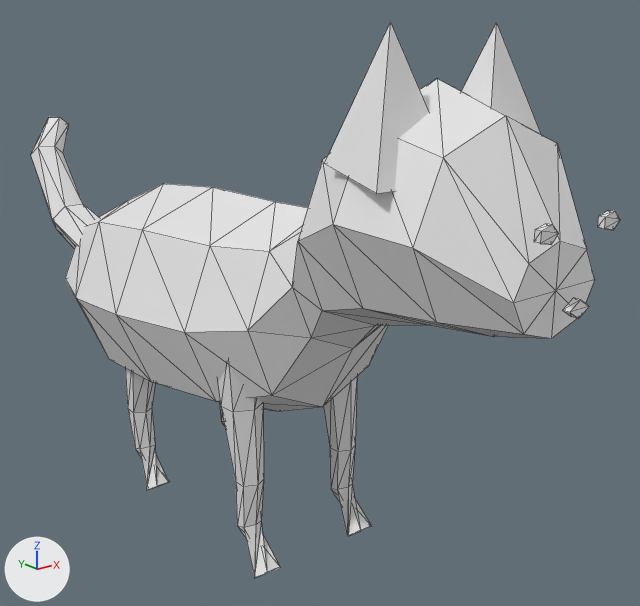
Before and after pictures for a commit that changed the OBJ model assets/cats/BritishShorthair.obj.
One viewpoint serves both versions: a camera (50 mm lens) standing at (-1.48, -2.26, 1.62) and looking at (0.16, -0.21, 0.8). Every picture has the same lights, and +X, +Y and +Z are marked at lower left. The older version comes first. Mesh edges are drawn as thin lines. Where no turn or scale is listed for an object, it has been applied to the vertices.

The first picture shows 'cat_body', 'cat_body_ear_left', 'cat_body_ear_right', 'cat_body_leg_front_L', 'cat_body_leg_front_R', 'cat_body_leg_rear_L', 'cat_body_tail', 'detail_eye_right' and 3 more.
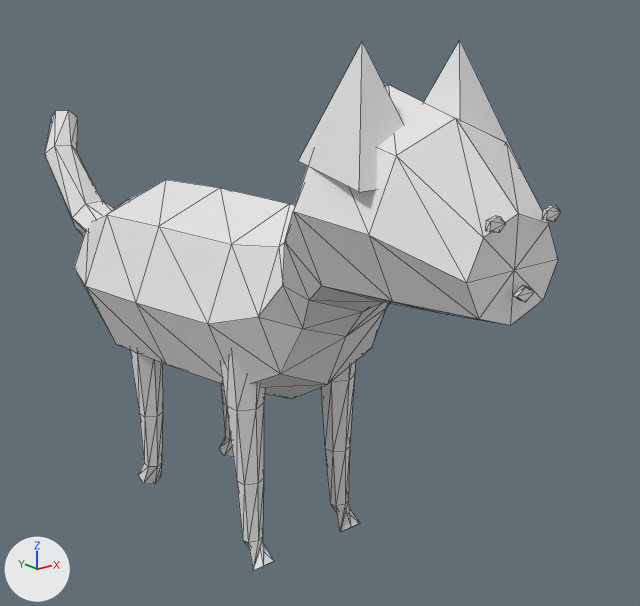
Commit message: Cats 4.0 final connected silhouette polish

Boxes (x1, y1, x2, y2) around the edits, measured in the pictures (640 x 606 px):
'cat_body', reshaped (9% narrower)
    before: (65, 78, 595, 411)
    after: (74, 84, 558, 399)
'cat_body_ear_left', deleted
    before: (325, 22, 430, 194)
'ear_left', added
    after: (299, 42, 404, 192)
'cat_body_leg_front_L', reshaped (13% narrower)
    before: (218, 366, 280, 578)
    after: (220, 354, 274, 570)
'cat_body_leg_front_R', reshaped (18% narrower, 7% taller)
    before: (323, 377, 371, 536)
    after: (321, 361, 360, 532)
'cat_body_tail', deleted
    before: (31, 117, 99, 249)
'cat_body_leg_rear_L', reshaped
    before: (125, 368, 170, 490)
    after: (130, 350, 163, 484)
'tail', added
    after: (45, 110, 113, 236)
'cat_body_ear_right', deleted
    before: (462, 22, 541, 134)
'ear_right', added
    after: (424, 41, 521, 168)
'detail_eye_right', moved, rescaled (17% narrower, 19% shorter)
    before: (597, 210, 620, 230)
    after: (542, 205, 561, 221)

The change, as a list of edits to the scene's bpy script:
```text
Change me_cat_body:
    remove me_cat_body.from_pydata(...)  # 82 vertices, 160 faces; spans x -0.36..0.36, y -1.19..0.73, z 0.42..1.51
    add me_cat_body.from_pydata(...)  # 82 vertices, 160 faces; spans x -0.32..0.32, y -1.08..0.72, z 0.48..1.49
    me_cat_body part 1: 82 of 82 vertices moved; they spanned x -0.36..0.36, y -1.19..0.73, z 0.42..1.51 and now span x -0.32..0.32, y -1.08..0.72, z 0.48..1.49; mean shift (0.0, 0.03, 0.02)
Change me_cat_body_leg_front_l:
    remove me_cat_body_leg_front_l.from_pydata(...)  # 32 vertices, 60 faces; spans x -0.249..-0.111, y -0.42..-0.198, z 0.054..0.77
    add me_cat_body_leg_front_l.from_pydata(...)  # 32 vertices, 60 faces; spans x -0.236..-0.103, y -0.38..-0.197, z 0.056..0.813
    me_cat_body_leg_front_l part 3: 32 of 32 vertices moved; they spanned x -0.249..-0.111, y -0.42..-0.198, z 0.054..0.77 and now span x -0.236..-0.103, y -0.38..-0.197, z 0.056..0.813; mean shift (0.01, 0.009, -0.002)
Change me_cat_body_leg_front_r:
    remove me_cat_body_leg_front_r.from_pydata(...)  # 32 vertices, 60 faces; spans x 0.111..0.249, y -0.42..-0.198, z 0.054..0.77
    add me_cat_body_leg_front_r.from_pydata(...)  # 32 vertices, 60 faces; spans x 0.103..0.236, y -0.38..-0.197, z 0.056..0.813
    me_cat_body_leg_front_r part 4: 32 of 32 vertices moved; they spanned x 0.111..0.249, y -0.42..-0.198, z 0.054..0.77 and now span x 0.103..0.236, y -0.38..-0.197, z 0.056..0.813; mean shift (-0.01, 0.009, -0.002)
Change me_cat_body_leg_rear_l:
    remove me_cat_body_leg_rear_l.from_pydata(...)  # 32 vertices, 60 faces; spans x -0.249..-0.111, y 0.24..0.41, z 0.056..0.77
    add me_cat_body_leg_rear_l.from_pydata(...)  # 32 vertices, 60 faces; spans x -0.236..-0.103, y 0.233..0.391, z 0.061..0.812
    me_cat_body_leg_rear_l part 5: 32 of 32 vertices moved; they spanned x -0.249..-0.111, y 0.24..0.41, z 0.056..0.77 and now span x -0.236..-0.103, y 0.233..0.391, z 0.061..0.812; mean shift (0.011, -0.004, -0.002)
Change me_detail_eye_right:
    remove me_detail_eye_right.from_pydata(...)  # 10 vertices, 16 faces; spans x 0.0777..0.132, y -1.238..-1.222, z 1.2207..1.2593
    add me_detail_eye_right.from_pydata(...)  # 10 vertices, 16 faces; spans x 0.0693..0.1183, y -1.101..-1.089, z 1.2183..1.2517
    me_detail_eye_right part 2: the whole mesh is scaled about its middle by (0.902, 0.75, 0.865), then moved by (-0.0111, 0.135, -0.005)
Add me_ear_right:
    me_ear_right.from_pydata([(0.046, -0.87, 1.29), (0.262, -0.87, 1.29), (0.238, -0.63, 1.325), (0.069, -0.63, 1.325), (0.154, -0.75, 1.59)], [], [(0, 1, 2), (0, 2, 3), (0, 4, 1), (1, 4, 2), (2, 4, 3), (3, 4, 0)])
Add me_ear_left:
    me_ear_left.from_pydata([(-0.262, -0.87, 1.29), (-0.046, -0.87, 1.29), (-0.069, -0.63, 1.325), (-0.238, -0.63, 1.325), (-0.154, -0.75, 1.59)], [], [(0, 1, 2), (0, 2, 3), (0, 4, 1), (1, 4, 2), (2, 4, 3), (3, 4, 0)])
Remove ob_cat_body_ear_left:
    ob_cat_body_ear_left = bpy.data.objects.new('cat_body_ear_left', me_cat_body_ear_left)
Remove ob_cat_body_ear_right:
    ob_cat_body_ear_right = bpy.data.objects.new('cat_body_ear_right', me_cat_body_ear_right)
Remove ob_cat_body_tail:
    ob_cat_body_tail = bpy.data.objects.new('cat_body_tail', me_cat_body_tail)
Add ob_tail:
    ob_tail = bpy.data.objects.new('tail', me_tail)  # 26 vertices, 48 faces; spans x -0.213..0.043, y 0.43..1.07, z 0.743..1.319
    ob_tail.location = (0.0, 0.0, 0.0)
Add ob_ear_right:
    ob_ear_right = bpy.data.objects.new('ear_right', me_ear_right)
    ob_ear_right.location = (0.0, 0.0, 0.0)
Add ob_ear_left:
    ob_ear_left = bpy.data.objects.new('ear_left', me_ear_left)
    ob_ear_left.location = (0.0, 0.0, 0.0)
```
